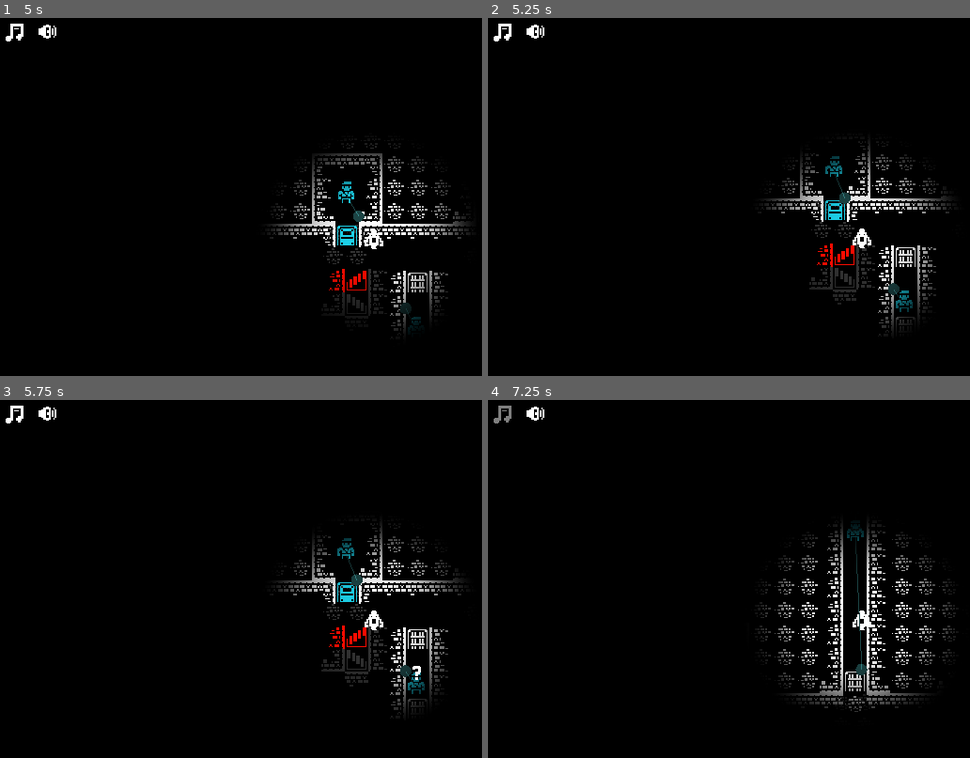
Above: before the commit, frames 1-4 (two rows, left to right).
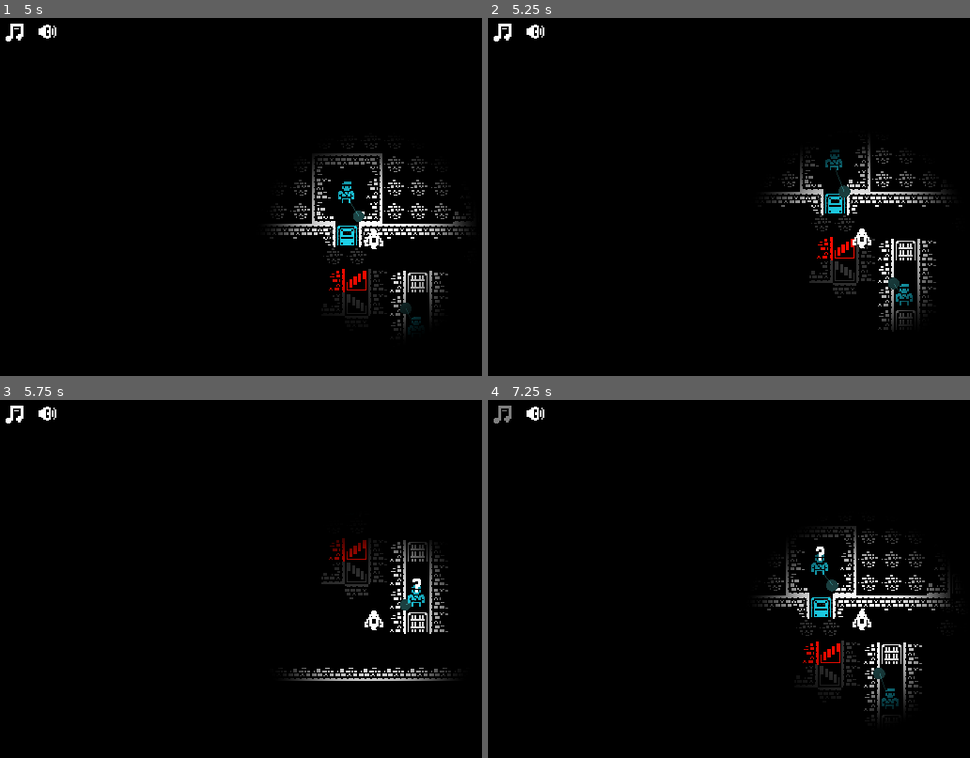
Above: after the commit, the same moments.

Repository: skarnl/miziziz-game-jam-2020
Game: Godot game, scene res://game/etage_3.tscn
The game is run twice, just before and just after one commit, with the same random seed, the same clock (stepped at 60 frames per second) and the same inputs. This scene is started directly instead of the project's main scene. Sound files missing from this copy of the repository are replaced by a short silence.
Inputs (mouse positions are in pixels of both pictures, inside the frame that each line leads up to):
- Up to frame 1 (5 s): click (53, 35) at 0.5 s; click (14, 35) at 1.25 s; tap Enter at 2 s; hold Space (attack) 2.03-2.78 s; hold Up (ui_up) 2.03-3.53 s; tap E (possess) at 2.85, 4.35 s; hold Space (attack) 3.53-4.28 s; hold Left (ui_left) from 3.53 s (still down)
- Up to frame 2 (5.25 s): release Left (ui_left) at 5.03 s; hold Down (ui_down) from 5.03 s (still down); hold Space (attack) from 5.03 s (still down)
- Up to frame 3 (5.75 s): keep holding Down (ui_down); keep holding Space (attack)
- Up to frame 4 (7.25 s): release Down (ui_down) at 5.78 s; release Space (attack) at 5.78 s; hold Right (ui_right) 5.78-6.53 s; tap E (possess) at 5.85 s; hold Up (ui_up) from 6.53 s (still down); hold Space (attack) from 6.53 s (still down)

Frame 1 is identical in both runs. In frame 2, 3.7% of the frame differs, in the area x 57-97%, y 34-89%; in frame 3, 4.7%; in frame 4, 5.6%, in the area x 56-98%, y 34-89%.

Commit message:
Remove collission from the floor layer

Diff:
--- a/game/etage_3.tscn
+++ b/game/etage_3.tscn
@@ -23,8 +23,8 @@
 tile_set = ExtResource( 5 )
 cell_size = Vector2( 16, 16 )
 collision_bounce = 0.9
-collision_layer = 4
-collision_mask = 31
+collision_layer = 0
+collision_mask = 0
 format = 1
 tile_data = PoolIntArray( 65541, 3, 1, 131078, 3, 1, 262142, 3, 1, 262143, 3, 1, 196608, 0, 65537, 196609, 0, 65537, 19 …(3193 unchanged characters)…
 
